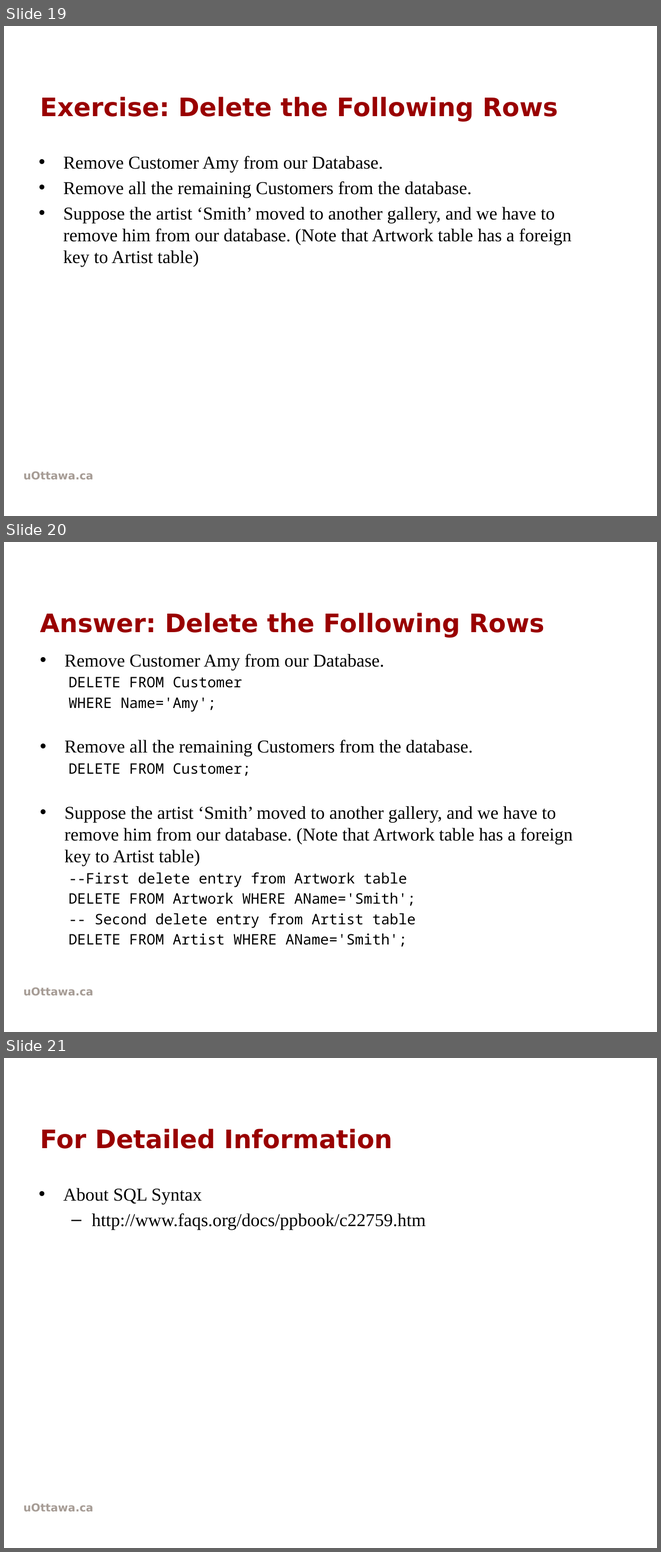
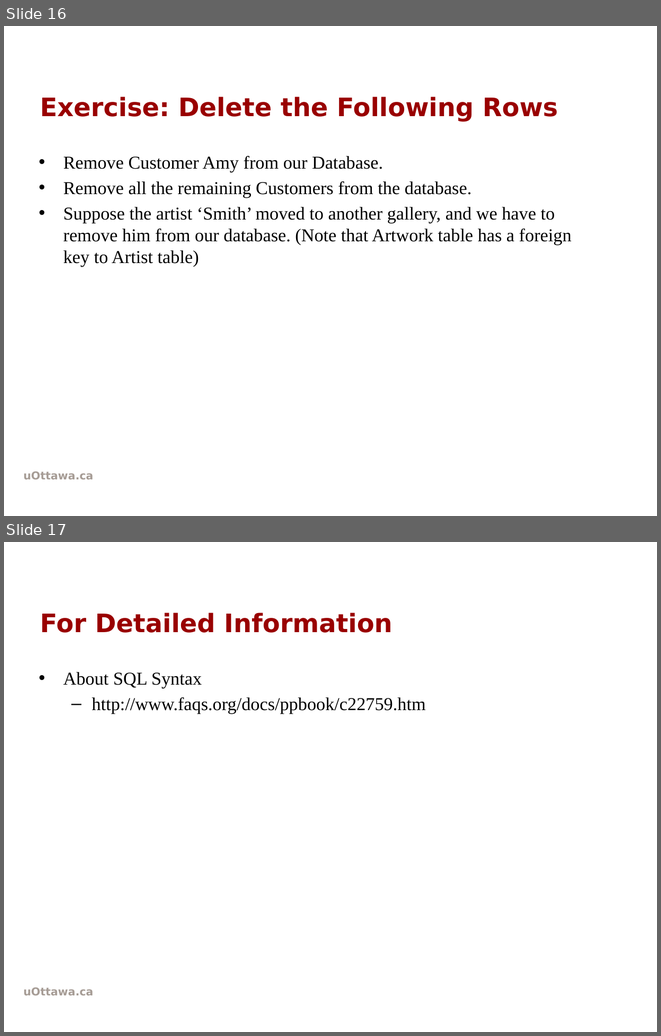
Before and after one commit to rkhal101/CSI2132-Databases-I, a slide deck: labs/lab2/lab2.pptx. Shown one above the other, each under a label of ours: slides 19, 20 and 21 before the commit, slides 16 and 17 after it. The pictures are 661x1552 and 661x1036 pixels, drawn with LibreOffice and Linux fonts; fonts in the diff are those of the drawing; background and template pictures are left out. Boxes give left, top, right and bottom in pixels: in the first picture for what was removed or moved away, otherwise in the second. Text is boxed around its words. In the diff, an @@ line names an element or a change of style, - is before the commit and + after.

```diff
--- a/labs/lab2/lab2.pptx
+++ b/labs/lab2/lab2.pptx
@@ slide 20 removed at [4,542,657,1032], background picture (left out); not listed: 1 template element that a slide beside it also shows @@
@@ title removed at [40,612,544,638] @@
-Answer: Delete the Following Rows
@@ text removed at [64,654,573,946] @@
-• Remove Customer Amy from our Database.
-  DELETE FROM Customer
-  WHERE Name='Amy';
-• Remove all the remaining Customers from the database.
-  DELETE FROM Customer;
-• Suppose the artist ‘Smith’ moved to another gallery, and we have to remove him from our database. (Note that Artwork table has a foreign key to Artist table)
-  --First delete entry from Artwork table
-  DELETE FROM Artwork WHERE AName='Smith';
-  -- Second delete entry from Artist table
-  DELETE FROM Artist WHERE AName='Smith';
@@ what was slide 19 is now slide 16 @@
@@ what was slide 21 is now slide 17 @@
```
Also in this commit, not shown: 1 slide changed, 3 other slides removed, 3 other files.
